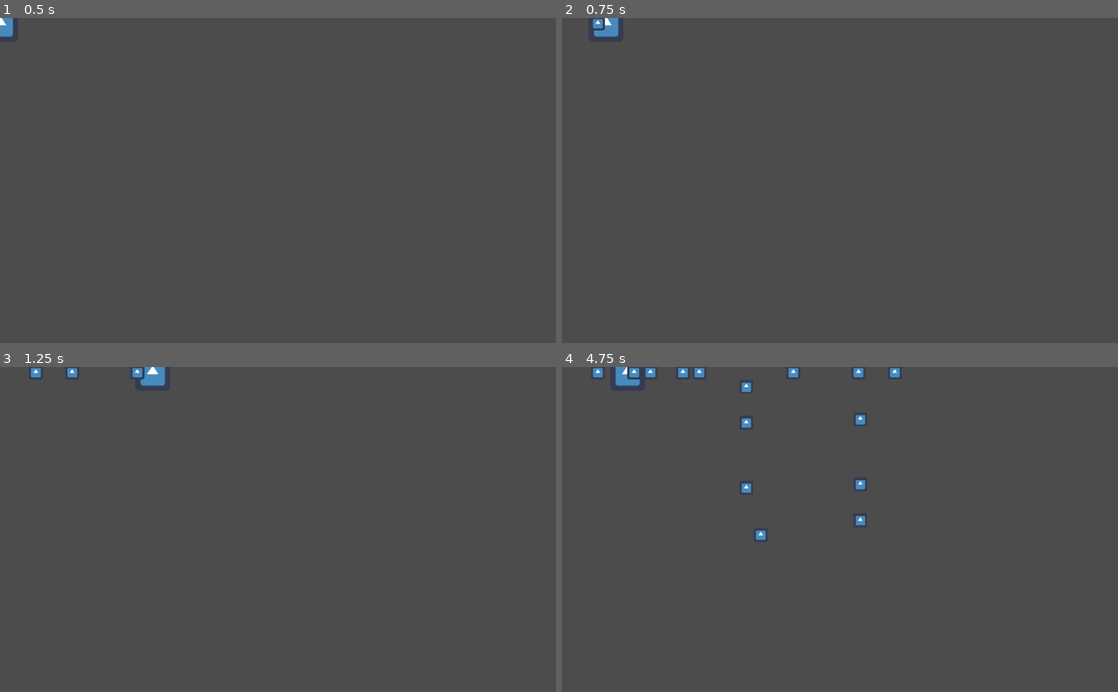
Above: before the commit, frames 1-4 (two rows, left to right).
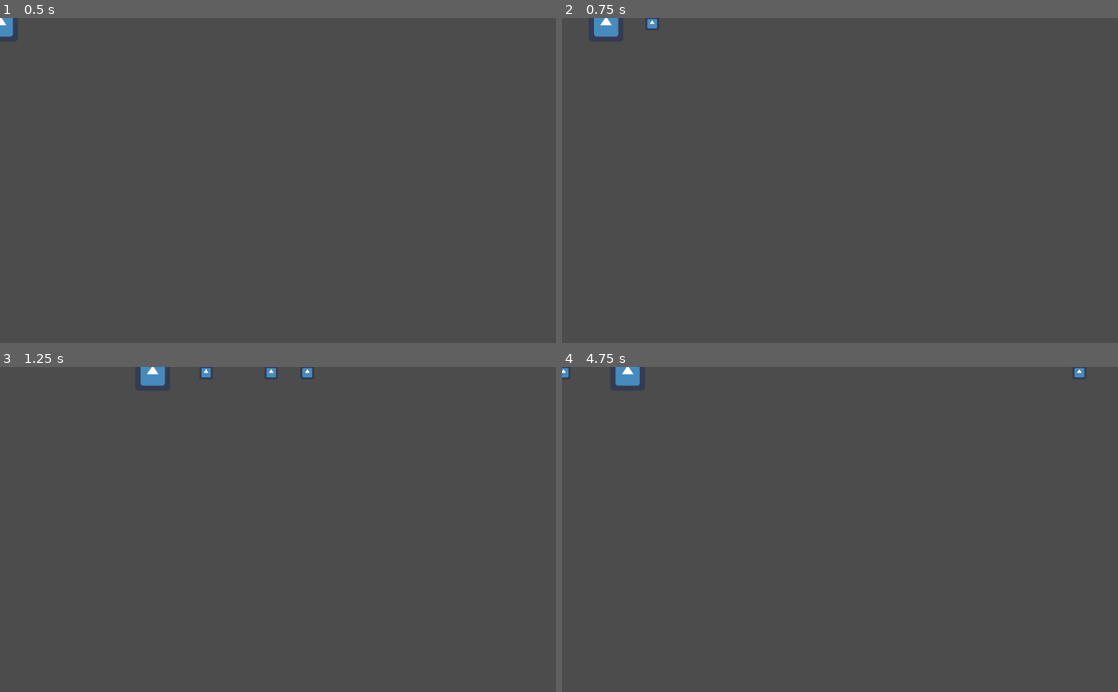
Above: after the commit, the same moments.

Repository: PerHenrikS/LudumDare42
Game: Godot game, scene res://Main.tscn
The game is run twice, just before and just after one commit, with the same random seed, the same clock (stepped at 60 frames per second) and the same inputs. The engine's default icon, where the game draws it, is replaced by a stand-in: a white triangle on a blue panel in a dark square.
Inputs (mouse positions are in pixels of both pictures, inside the frame that each line leads up to):
- Up to frame 1 (0.5 s): no input
- Up to frame 2 (0.75 s): tap Enter at 0.5 s; move the mouse to (962, 164) at 0.52 s; hold Right (ui_right) from 0.53 s (still down); tap Space (ui_select) at 0.6 s
- Up to frame 3 (1.25 s): keep holding Right (ui_right); tap Space (ui_select) at 0.77, 1.07 s
- Up to frame 4 (4.75 s): move the mouse to (728, 545) at 1.27 s; release Right (ui_right) at 1.28 s; hold Down (ui_down) 1.28-2.03 s; tap Space (ui_select) at 1.35, 1.52, 1.82, 2.1, 2.85, 3.02, 3.32, 3.6, 3.77, 4.07, 4.35, 4.52 s; move the mouse to (895, 458) at 2.02 s; hold Right (ui_right) 2.03-2.78 s; move the mouse to (812, 594) at 2.77 s; hold Up (ui_up) 2.78-3.53 s; move the mouse to (1006, 578) at 3.52 s; hold Left (ui_left) from 3.53 s (still down); move the mouse to (673, 480) at 4.27 s

Frame 1 is identical in both runs. In frame 2, 0.1% of the frame differs, in the area x 5-18%, y 0-4%; in frame 3, 0.3%; in frame 4, 0.9%, in the area x 0-94%, y 0-54%.

Commit message:
Projectile shoot

Diff:
--- a/GameScene.gd
+++ b/GameScene.gd
@@ -5,6 +5,8 @@
 var screensize #Size of game window
 var projectile = preload("res://Projectile.tscn")
 onready var fire_position = get_node("Position2D")
+
+var dir = 1
 
 func _ready():
 	# Called when the node is added to the scene for the first time.
@@ -24,16 +26,19 @@
 	if Input.is_action_pressed("ui_up"):
 		velocity.y -= 1
 	if Input.is_action_just_pressed("ui_select"):
+
 		if get_viewport().get_mouse_position().x < self.position.x:
 			fire_position.position.x = -45
+			dir = -1
 		else:
 			fire_position.position.x = 45
+			dir = 1
 
 		var obj = projectile.instance()
 		obj.position = Vector2(fire_position.get_global_position())
+		obj.start(dir)
 
 		get_parent().add_child(obj)
-		obj.shoot(-1)
 
 	if velocity.length() > 0:
 		velocity = velocity.normalized() * speed
--- a/GameScene.tscn
+++ b/GameScene.tscn
@@ -27,7 +27,7 @@
 custom_solver_bias = 0.0
 extents = Vector2( 32.0456, 32.1692 )
 
-[node name="Player" type="Area2D" index="0"]
+[node name="Player" type="Area2D"]
 
 position = Vector2( 1.10213, 11.9604 )
 input_pickable = true
--- a/Projectile.gd
+++ b/Projectile.gd
@@ -1,12 +1,15 @@
 extends KinematicBody2D
 
-var projectile_speed = 400
+export var projectile_speed = 400
 var velocity = Vector2()
 
-func _ready():
-	# Called when the node is added to the scene for the first time.
-	# Initialization here
-	pass
+func start(direction):
+	velocity = Vector2(direction * projectile_speed, 0)
 
-func shoot(direction):
-	move_and_slide(Vector2(direction*projectile_speed, 0))
+func _physics_process(delta):
+	var collision = move_and_collide(velocity * delta)
+	if collision:
+		print("COLLIDED")
+
+func _on_VisibilityNotifier2D_screen_exited():
+	queue_free()
--- a/Projectile.tscn
+++ b/Projectile.tscn
@@ -8,7 +8,7 @@
 custom_solver_bias = 0.0
 radius = 14.9877
 
-[node name="Projectile" type="KinematicBody2D"]
+[node name="Projectile" type="KinematicBody2D" index="0"]
 
 input_pickable = false
 collision_layer = 1
@@ -16,6 +16,7 @@
 collision/safe_margin = 0.08
 script = ExtResource( 1 )
 _sections_unfolded = [ "Linear", "Transform" ]
+projectile_speed = 800
 
 [node name="CollisionShape2D" type="CollisionShape2D" parent="." index="0"]
 
--- a/project.godot
+++ b/project.godot
@@ -16,6 +16,10 @@
 
 [input]
 
+ui_select=[ Object(InputEventKey,"resource_local_to_scene":false,"resource_name":"","device":0,"alt":false,"shift":false,"control":false,"meta":false,"command":false,"pressed":false,"scancode":32,"unicode":0,"echo":false,"script":null)
+, Object(InputEventJoypadButton,"resource_local_to_scene":false,"resource_name":"","device":0,"button_index":3,"pressure":0.0,"pressed":false,"script":null)
+, Object(InputEventMouseButton,"resource_local_to_scene":false,"resource_name":"","device":0,"alt":false,"shift":false,"control":false,"meta":false,"command":false,"button_mask":0,"position":Vector2( 0, 0 ),"global_position":Vector2( 0, 0 ),"factor":1.0,"button_index":1,"pressed":false,"doubleclick":false,"script":null)
+ ]
 ui_left=[ Object(InputEventKey,"resource_local_to_scene":false,"resource_name":"","device":0,"alt":false,"shift":false,"control":false,"meta":false,"command":false,"pressed":false,"scancode":16777231,"unicode":0,"echo":false,"script":null)
 , Object(InputEventJoypadButton,"resource_local_to_scene":false,"resource_name":"","device":0,"button_index":14,"pressure":0.0,"pressed":false,"script":null)
 , Object(InputEventKey,"resource_local_to_scene":false,"resource_name":"","device":0,"alt":false,"shift":false,"control":false,"meta":false,"command":false,"pressed":false,"scancode":65,"unicode":0,"echo":false,"script":null)
